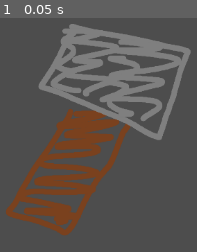
Above: before the commit, frame 1.
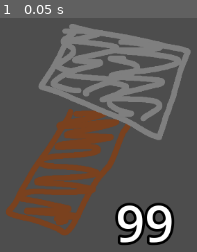
Above: after the commit, the same moment.

Repository: Duckayy/airborne
Game: Godot game, scene res://items/items.tscn
The game is run twice, just before and just after one commit, with the same random seed, the same clock (stepped at 60 frames per second) and the same inputs. This scene is started directly instead of the project's main scene.
Inputs:
- Up to frame 1 (0.05 s): no input

The runs differ from the first frame. In frame 1, 3.9% of the frame differs, in the area x 58-89%, y 79-98%.
Error after the commit: Trying to assign value of type 'Nil' to a variable of type 'Dictionary'. (res://JSONData.gd:7)

Commit message:
ItemData Creation
Added
- ItemData
- Data script

Diff:
--- /dev/null
+++ b/airborne/JSONData.gd
@@ -0,0 +1,23 @@
+extends Node
+
+var item_data: Dictionary
+
+# Called when the node enters the scene tree for the first time.
+func _ready() -> void:
+	item_data = LoadData("res://Data/ItemData.json")
+ # Replace with function body.
+
+func LoadData(file_path):
+	if FileAccess.file_exists(file_path):
+		var json_data
+		var json_text
+		var file_data = FileAccess.open(file_path, FileAccess.READ)
+		#turns file into string then into dictionary
+		json_text = file_data.get_as_text()
+		print(json_text)
+		json_data = JSON.parse_string(json_text)
+		file_data.close()
+		return json_data
+	else:
+		print("File not found")
+		return {} #{} better than null as it prevents future crashes
--- a/airborne/items/items.tscn
+++ b/airborne/items/items.tscn
@@ -2,6 +2,11 @@
 
 [ext_resource type="Texture2D" uid="uid://77t27ngv8nmw" path="res://items/sword.png" id="1_wa2fs"]
 [ext_resource type="Script" uid="uid://q0k27yh1wiod" path="res://items/scripts/item.gd" id="2_n0bbx"]
+
+[sub_resource type="LabelSettings" id="LabelSettings_n0bbx"]
+font_size = 73
+outline_size = 15
+outline_color = Color(0, 0, 0, 1)
 
 [node name="Control" type="Control" unique_id=280787630]
 layout_mode = 3
@@ -20,12 +25,11 @@
 expand_mode = 1
 stretch_mode = 5
 
-[node name="TextureRect2" type="TextureRect" parent="." unique_id=1260526797]
+[node name="Label" type="Label" parent="." unique_id=929087930]
 layout_mode = 0
-offset_left = 2.0
-offset_top = 4.0
-offset_right = 400.0
-offset_bottom = 355.0
-mouse_filter = 2
-expand_mode = 1
-stretch_mode = 5
+offset_left = 226.0
+offset_top = 269.0
+offset_right = 422.0
+offset_bottom = 436.0
+text = "99"
+label_settings = SubResource("LabelSettings_n0bbx")
--- a/airborne/items/scripts/item.gd
+++ b/airborne/items/scripts/item.gd
@@ -1,5 +1,7 @@
 extends Control
 
+var item_name
+var item_quantity
 
 # Called when the node enters the scene tree for the first time.
 func _ready() -> void:
@@ -7,6 +9,14 @@
 		$TextureRect.texture = load("res://items/sword.png") # Replace with function body.
 	else:
 		$TextureRect.texture = load("res://items/hammer.png")
+	var stack_size = int(JsonData.item_data[item_name]["StackSize"])
+	item_quantity = randi() % stack_size + 1
+
+	if stack_size == 1:
+		$Label.visible = false
+	else:
+		$Label.text = String(item_quantity)
+
 
 
 # Called every frame. 'delta' is the elapsed time since the previous frame.
--- /dev/null
+++ b/airborne/node_3d.tscn
@@ -0,0 +1,198 @@
+[gd_scene format=3 uid="uid://cbsfdrlcwmroq"]
+
+[ext_resource type="PackedScene" path="res://Player1.tscn" id="1_a202f"]
+
+[sub_resource type="BoxShape3D" id="BoxShape3D_4xowi"]
+size = Vector3(104.59659, 0.2805786, 106.71235)
+
+[sub_resource type="StandardMaterial3D" id="StandardMaterial3D_a202f"]
+
+[sub_resource type="PlaneMesh" id="PlaneMesh_a202f"]
+size = Vector2(100, 100)
+
+[sub_resource type="BoxShape3D" id="BoxShape3D_a202f"]
+size = Vector3(4.5341797, 50.089294, 99.909164)
+
+[sub_resource type="BoxMesh" id="BoxMesh_a202f"]
+
+[sub_resource type="MeshTexture" id="MeshTexture_noarx"]
+
+[sub_resource type="StandardMaterial3D" id="StandardMaterial3D_a0tk4"]
+metallic = 0.65
+roughness_texture = SubResource("MeshTexture_noarx")
+
+[sub_resource type="BoxMesh" id="BoxMesh_noarx"]
+
+[sub_resource type="Skin" id="Skin_a0tk4"]
+
+[sub_resource type="BoxShape3D" id="BoxShape3D_i5arm"]
+size = Vector3(5.229492, 49.249084, 101.492714)
+
+[sub_resource type="BoxShape3D" id="BoxShape3D_r3fl7"]
+size = Vector3(103.38324, 51.583496, 4.904297)
+
+[sub_resource type="BoxMesh" id="BoxMesh_jka67"]
+
+[sub_resource type="BoxMesh" id="BoxMesh_i5arm"]
+
+[sub_resource type="BoxShape3D" id="BoxShape3D_wc5p8"]
+size = Vector3(112.26123, 51.165894, 4.1777067)
+
+[sub_resource type="BoxShape3D" id="BoxShape3D_noarx"]
+size = Vector3(5.763382, 1, 5.876709)
+
+[sub_resource type="BoxMesh" id="BoxMesh_a0tk4"]
+
+[node name="Node3D" type="Node3D" unique_id=638677023]
+
+[node name="StaticBody3D" type="StaticBody3D" parent="." unique_id=16001541]
+transform = Transform3D(1, 0, 0, 0, 1, 0, 0, 0, 1, 0, 0.13632417, -0.36493182)
+
+[node name="CollisionShape3D" type="CollisionShape3D" parent="StaticBody3D" unique_id=445682274]
+transform = Transform3D(1, 0, 0, 0, 1, 0, 0, 0, 1, 2.1796112, 0.60655594, -0.20648885)
+shape = SubResource("BoxShape3D_4xowi")
+
+[node name="MeshInstance3D" type="MeshInstance3D" parent="StaticBody3D" unique_id=502354257]
+transform = Transform3D(1, -1.7484552e-07, 1.7484555e-07, 1.7484555e-07, 1, -1.7484555e-07, -1.7484552e-07, 1.7484558e-07, 1, 0.02266723, 0.4561714, -0.101560175)
+material_overlay = SubResource("StandardMaterial3D_a202f")
+transparency = 0.51
+mesh = SubResource("PlaneMesh_a202f")
+
+[node name="DirectionalLight3D" type="DirectionalLight3D" parent="." unique_id=918927577]
+transform = Transform3D(-0.15184474, 0.8657774, -0.47683638, -0.9746307, -0.05089432, 0.21795622, 0.16443318, 0.4978348, 0.8515413, -51.554245, 44.4472, 5.3974657)
+
+[node name="StaticBody3D2" type="StaticBody3D" parent="." unique_id=1285015150]
+transform = Transform3D(1, 0, 0, 0, 1, 0, 0, 0, 1, 0, 3.9929566, 0)
+
+[node name="CollisionShape3D" type="CollisionShape3D" parent="StaticBody3D2" unique_id=41977278]
+transform = Transform3D(1, 0, 0, 0, 1, 0, 0, 0, 1, 50.51708, 21.449142, -0.23590851)
+shape = SubResource("BoxShape3D_a202f")
+
+[node name="MeshInstance3D" type="MeshInstance3D" parent="StaticBody3D2" unique_id=443245275]
+transform = Transform3D(5, 0, 0, 0, 50, 0, 0, 0, 100, 50.44497, 21.799314, 0.029723823)
+mesh = SubResource("BoxMesh_a202f")
+
+[node name="Plane hull" type="StaticBody3D" parent="." unique_id=380392691]
+
+[node name="MeshInstance3D" type="MeshInstance3D" parent="Plane hull" unique_id=882825930]
+transform = Transform3D(5, 0, 0, 0, 50, 0, 0, 0, 100, -51.093945, 23.85226, -1.0332174)
+material_overlay = SubResource("StandardMaterial3D_a0tk4")
+mesh = SubResource("BoxMesh_noarx")
+skin = SubResource("Skin_a0tk4")
+
+[node name="CollisionShape3D" type="CollisionShape3D" parent="Plane hull" unique_id=1711999123]
+transform = Transform3D(1, 0, 0, 0, 1, 0, 0, 0, 1, -51.04012, 24.082027, -0.070560455)
+shape = SubResource("BoxShape3D_i5arm")
+
+[node name="CharacterBody3D" parent="." unique_id=874964806 instance=ExtResource("1_a202f")]
+transform = Transform3D(1, 0, 0, 0, 1, 0, 0, 0, 1, -0.28049564, 1.5937827, -0.16702193)
+
+[node name="Head" type="Node3D" parent="CharacterBody3D" unique_id=117471176]
+
+[node name="Camera3D" type="Camera3D" parent="CharacterBody3D/Head" unique_id=1315899355]
+transform = Transform3D(1, 0, 0, 0, 1, 0, 0, 0, 1, 0, 0.5509467, -0.27941412)
+
+[node name="CanvasLayer" type="CanvasLayer" parent="CharacterBody3D" unique_id=1503961507]
+
+[node name="StaminaBar" type="ProgressBar" parent="CharacterBody3D/CanvasLayer" unique_id=465716451]
+offset_left = 22.0
+offset_top = 602.0
+offset_right = 339.0
+offset_bottom = 629.0
+value = 100.0
+
+[node name="StaticBody3D3" type="StaticBody3D" parent="." unique_id=64527600]
+
+[node name="CollisionShape3D" type="CollisionShape3D" parent="StaticBody3D3" unique_id=707684484]
+transform = Transform3D(1, 0, 0, 0, 1, 0, 0, 0, 1, -0.59799194, 25.291748, -50.1667)
+shape = SubResource("BoxShape3D_r3fl7")
+
+[node name="MeshInstance3D" type="MeshInstance3D" parent="StaticBody3D3" unique_id=794358607]
+transform = Transform3D(100, 0, 0, 0, 50, 0, 0, 0, 5, 0, 25.30238, -49.995125)
+mesh = SubResource("BoxMesh_jka67")
+
+[node name="StaticBody3D4" type="StaticBody3D" parent="." unique_id=1392415296]
+
+[node name="MeshInstance3D" type="MeshInstance3D" parent="StaticBody3D4" unique_id=1867985965]
+transform = Transform3D(100, 0, 0, 0, 50, 0, 0, 0, 5, 0, 23.963966, 49.202583)
+mesh = SubResource("BoxMesh_i5arm")
+
+[node name="CollisionShape3D" type="CollisionShape3D" parent="StaticBody3D4" unique_id=1982492006]
+transform = Transform3D(1, 0, 0, 0, 1, 0, 0, 0, 1, 1.6784668, 25.082947, 49.347046)
+shape = SubResource("BoxShape3D_wc5p8")
+
+[node name="StaticBody3D5" type="StaticBody3D" parent="." unique_id=1665396524]
+
+[node name="CollisionShape3D" type="CollisionShape3D" parent="StaticBody3D5" unique_id=1809699555]
+transform = Transform3D(1, 0, 0, 0, 1, 0, 0, 0, 1, -40.451702, 4.134325, 33.330982)
+shape = SubResource("BoxShape3D_noarx")
+
+[node name="MeshInstance3D" type="MeshInstance3D" parent="StaticBody3D5" unique_id=467793712]
+transform = Transform3D(6, 0, 0, 0, 1, 0, 0, 0, 6, -40.437737, 4.20549, 33.248188)
+mesh = SubResource("BoxMesh_a0tk4")
+
+[node name="StaticBody3D6" type="StaticBody3D" parent="." unique_id=1186054580]
+transform = Transform3D(1, 0, 0, 0, 1, 0, 0, 0, 1, 0, 4.8340015, -20.738737)
+
+[node name="CollisionShape3D" type="CollisionShape3D" parent="StaticBody3D6" unique_id=1172514713]
+transform = Transform3D(1, 0, 0, 0, 1, 0, 0, 0, 1, -40.451702, 4.134325, 33.330982)
+shape = SubResource("BoxShape3D_noarx")
+
+[node name="MeshInstance3D" type="MeshInstance3D" parent="StaticBody3D6" unique_id=1901583953]
+transform = Transform3D(6, 0, 0, 0, 1, 0, 0, 0, 6, -40.437737, 4.20549, 33.248188)
+mesh = SubResource("BoxMesh_a0tk4")
+
+[node name="StaticBody3D7" type="StaticBody3D" parent="." unique_id=1974043045]
+transform = Transform3D(1, 0, 0, 0, 1, 0, 0, 0, 1, 15.273064, 11.706163, -40.60864)
+
+[node name="CollisionShape3D" type="CollisionShape3D" parent="StaticBody3D7" unique_id=1677748783]
+transform = Transform3D(1, 0, 0, 0, 1, 0, 0, 0, 1, -40.451702, 4.134325, 33.330982)
+shape = SubResource("BoxShape3D_noarx")
+
+[node name="MeshInstance3D" type="MeshInstance3D" parent="StaticBody3D7" unique_id=827991042]
+transform = Transform3D(6, 0, 0, 0, 1, 0, 0, 0, 6, -40.437737, 4.20549, 33.248188)
+mesh = SubResource("BoxMesh_a0tk4")
+
+[node name="StaticBody3D8" type="StaticBody3D" parent="." unique_id=694821693]
+transform = Transform3D(1, 0, 0, 0, 1, 0, 0, 0, 1, 43.105606, 10.487761, -40.60864)
+
+[node name="CollisionShape3D" type="CollisionShape3D" parent="StaticBody3D8" unique_id=1362570173]
+transform = Transform3D(1, 0, 0, 0, 1, 0, 0, 0, 1, -40.451702, 4.134325, 33.330982)
+shape = SubResource("BoxShape3D_noarx")
+
+[node name="MeshInstance3D" type="MeshInstance3D" parent="StaticBody3D8" unique_id=1733909532]
+transform = Transform3D(6, 0, 0, 0, 1, 0, 0, 0, 6, -40.437737, 4.20549, 33.248188)
+mesh = SubResource("BoxMesh_a0tk4")
+
+[node name="StaticBody3D9" type="StaticBody3D" parent="." unique_id=56829274]
+transform = Transform3D(1, 0, 0, 0, 1, 0, 0, 0, 1, 57.081352, 26.175837, -40.60864)
+
+[node name="CollisionShape3D" type="CollisionShape3D" parent="StaticBody3D9" unique_id=420627516]
+transform = Transform3D(1, 0, 0, 0, 1, 0, 0, 0, 1, -40.451702, 4.134325, 33.330982)
+shape = SubResource("BoxShape3D_noarx")
+
+[node name="MeshInstance3D" type="MeshInstance3D" parent="StaticBody3D9" unique_id=1762138031]
+transform = Transform3D(6, 0, 0, 0, 1, 0, 0, 0, 6, -40.437737, 4.20549, 33.248188)
+mesh = SubResource("BoxMesh_a0tk4")
+
+[node name="StaticBody3D10" type="StaticBody3D" parent="." unique_id=1008970068]
+transform = Transform3D(1, 0, 0, 0, 1, 0, 0, 0, 1, 57.081352, 26.175837, -0.72091675)
+
+[node name="CollisionShape3D" type="CollisionShape3D" parent="StaticBody3D10" unique_id=783260814]
+transform = Transform3D(1, 0, 0, 0, 1, 0, 0, 0, 1, -40.451702, 4.134325, 33.330982)
+shape = SubResource("BoxShape3D_noarx")
+
+[node name="MeshInstance3D" type="MeshInstance3D" parent="StaticBody3D10" unique_id=934396046]
+transform = Transform3D(6, 0, 0, 0, 1, 0, 0, 0, 6, -40.437737, 4.20549, 33.248188)
+mesh = SubResource("BoxMesh_a0tk4")
+
+[node name="StaticBody3D11" type="StaticBody3D" parent="." unique_id=1145079691]
+transform = Transform3D(1, 0, 0, 0, 1, 0, 0, 0, 1, 18.02045, 34.52764, -0.72091675)
+
+[node name="CollisionShape3D" type="CollisionShape3D" parent="StaticBody3D11" unique_id=912645678]
+transform = Transform3D(1, 0, 0, 0, 1, 0, 0, 0, 1, -40.543354, 4.134323, 33.330982)
+shape = SubResource("BoxShape3D_noarx")
+
+[node name="MeshInstance3D" type="MeshInstance3D" parent="StaticBody3D11" unique_id=763338064]
+transform = Transform3D(6, 0, 0, 0, 1, 0, 0, 0, 6, -40.437737, 4.20549, 33.248188)
+mesh = SubResource("BoxMesh_a0tk4")
--- a/airborne/project.godot
+++ b/airborne/project.godot
@@ -14,6 +14,10 @@
 run/main_scene="uid://dlgeiggnlf0bd"
 config/features=PackedStringArray("4.6", "Forward Plus")
 config/icon="res://icon.svg"
+
+[autoload]
+
+JsonData="*uid://bj7jyrmksayx0"
 
 [dotnet]
 
@@ -46,6 +50,11 @@
 "events": [Object(InputEventKey,"resource_local_to_scene":false,"resource_name":"","device":-1,"window_id":0,"alt_press …(191 unchanged characters)…
 ]
 }
+Shift={
+"deadzone": 0.2,
+"events": [Object(InputEventKey,"resource_local_to_scene":false,"resource_name":"","device":-1,"window_id":0,"alt_pressed":false,"shift_pressed":false,"ctrl_pressed":false,"meta_pressed":false,"pressed":false,"keycode":0,"physical_keycode":4194325,"key_label":0,"unicode":0,"location":0,"echo":false,"script":null)
+]
+}
 Sprint={
 "deadzone": 0.2,
 "events": [Object(InputEventKey,"resource_local_to_scene":false,"resource_name":"","device":-1,"window_id":0,"alt_press …(195 unchanged characters)…
Empty file added: airborne/Data/ItemData.json
Not shown, changed: airborne/Data/ItemData.txt
Not shown, added: airborne/JSONData.gd.uid
